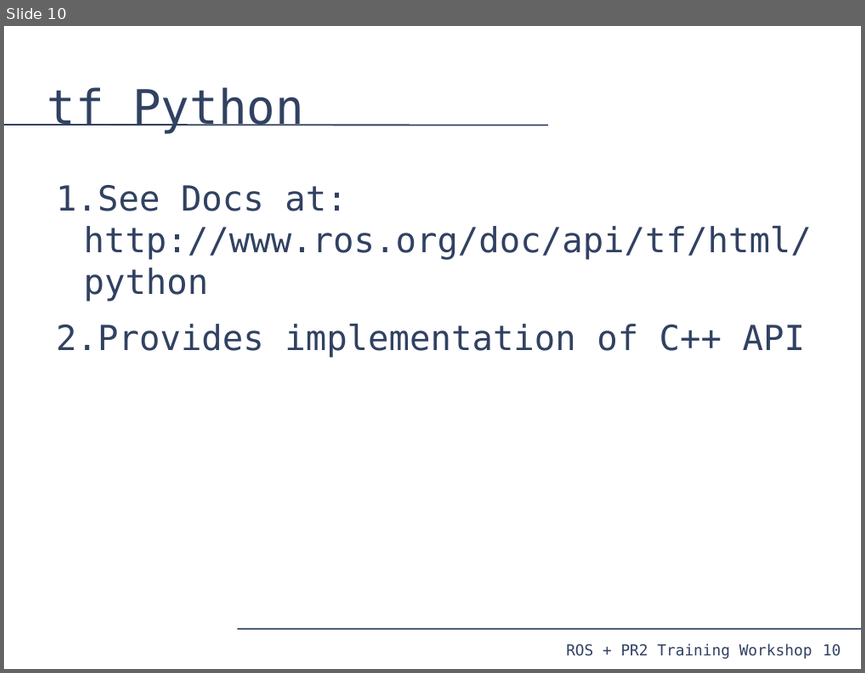
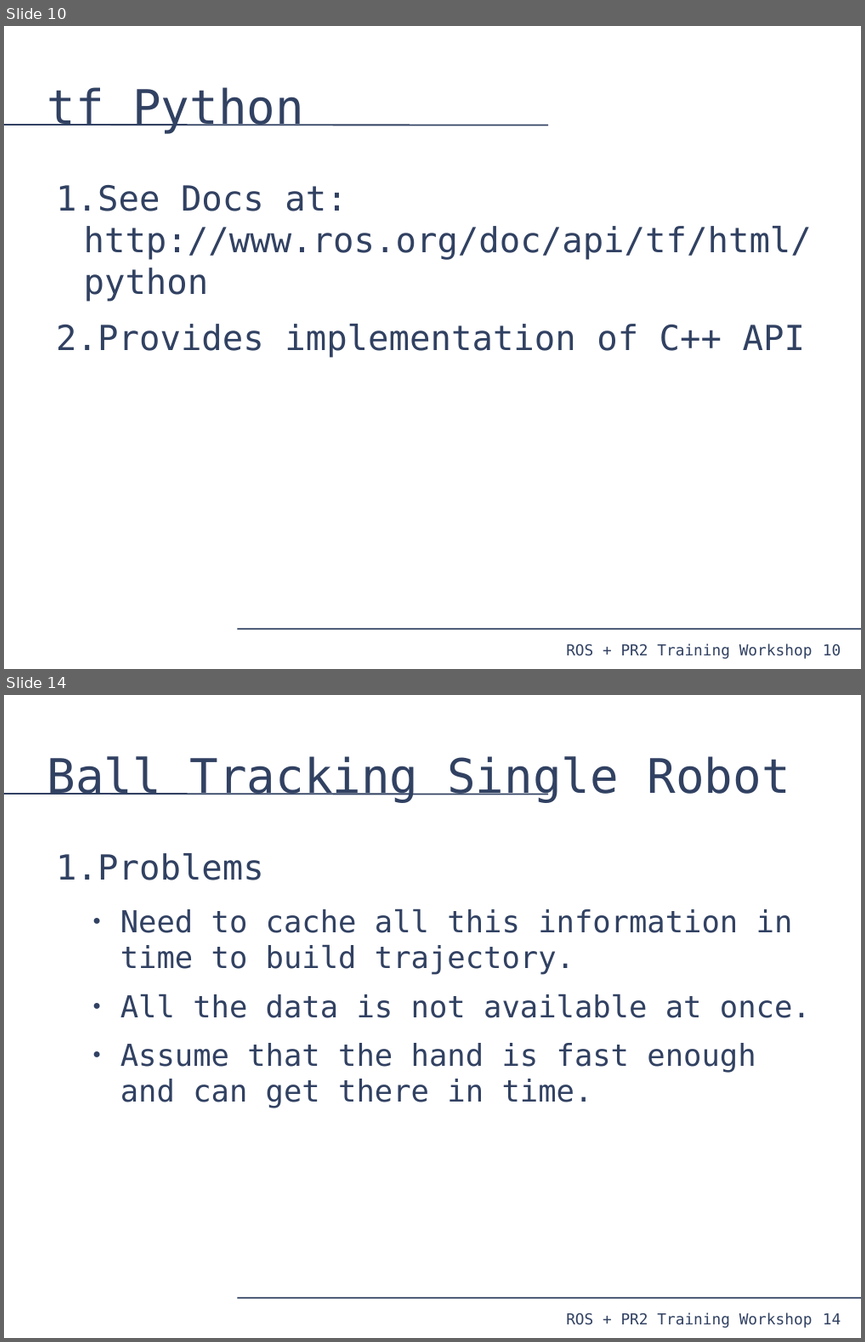
Before and after one commit to PR2/pr2_docs, a slide deck: pr2_training_workshop/tf/tf_training.odp. Shown one above the other, each under a label of ours: slide 10 before the commit, slides 10 and 14 after it; the slides between them are not shown. The pictures are 865x673 and 865x1342 pixels, drawn with LibreOffice and Linux fonts; fonts in the diff are those of the drawing. Boxes give left, top, right and bottom in pixels: in the first picture for what was removed or moved away, otherwise in the second. Text is boxed around its words. In the diff, an @@ line names an element or a change of style, - is before the commit and + after.

```diff
--- a/pr2_training_workshop/tf/tf_training.odp
+++ b/pr2_training_workshop/tf/tf_training.odp
@@ slide 14 added at <box>4,695,861,1338</box>, background #FFFFFF; not listed: 4 template elements that a slide beside it also shows @@
@@ title added at <box>46,756,790,803</box>, 44 pt, text #314162 @@
+Ball Tracking Single Robot
@@ text added at <box>56,853,811,1108</box>, 28 pt, text #314162 @@
+1. Problems
+  ● Need to cache all this information in time to build trajectory.
+  ● All the data is not available at once.
+  ● Assume that the hand is fast enough and can get there in time.
```
Also in this commit, not shown: 1 slide changed, 9 other slides added, 1 slide removed.
